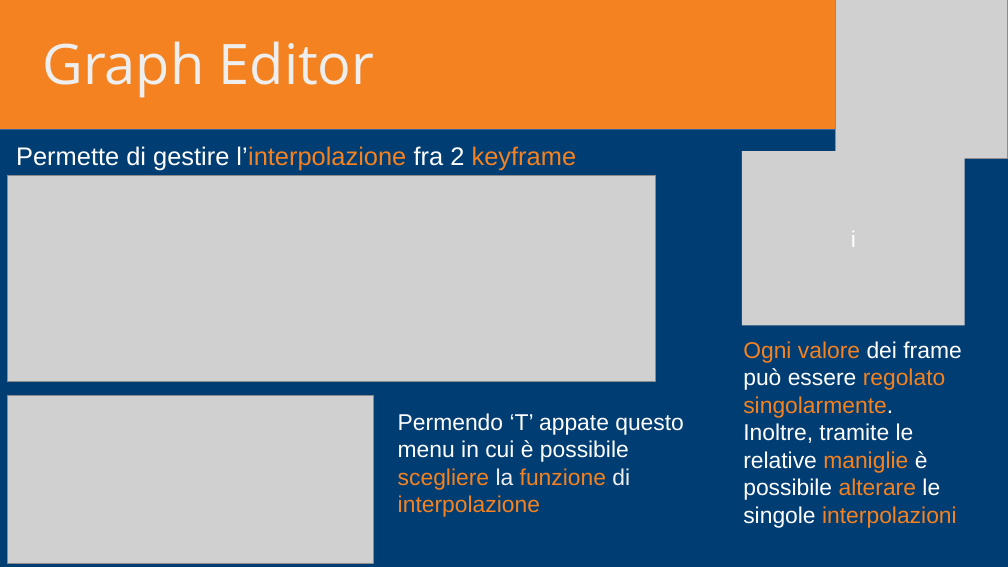
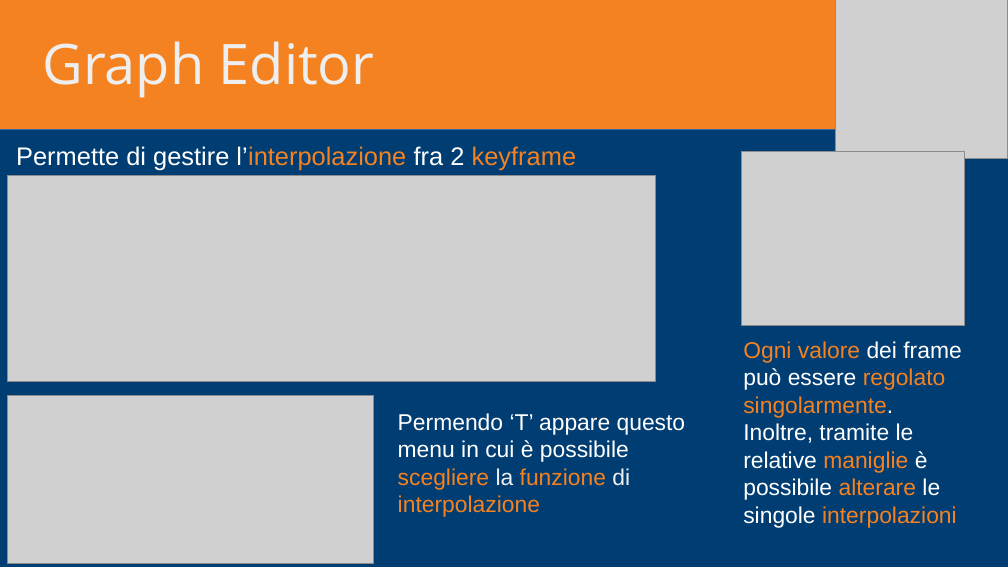
Before and after one commit to Disorganizzazione/BGE-presentation, a slide deck: slide 7 of Anim-presentation/animazione.odp. Drawn at 1008x567 pixels with LibreOffice and Linux fonts; fonts in the diff are those of the drawing; grey boxes stand for pictures. Boxes give left, top, right and bottom in pixels: in the first picture for what was removed or moved away, otherwise in the second. Text is boxed around its words. In the diff, an @@ line names an element or a change of style, - is before the commit and + after.

```diff
--- a/Anim-presentation/animazione.odp
+++ b/Anim-presentation/animazione.odp
@@ text in picture at (x1=851, y1=231, x2=856, y2=247): text removed @@
-i
@@ text at (x1=398, y1=413, x2=686, y2=517): text changed @@
-Permendo ‘T’ appate questo menu in cui è possibile scegliere la funzione di interpolazione
+Permendo ‘T’ appare questo menu in cui è possibile scegliere la funzione di interpolazione
```
Also in this commit, not shown: 4 other slides changed, 1 other file.
